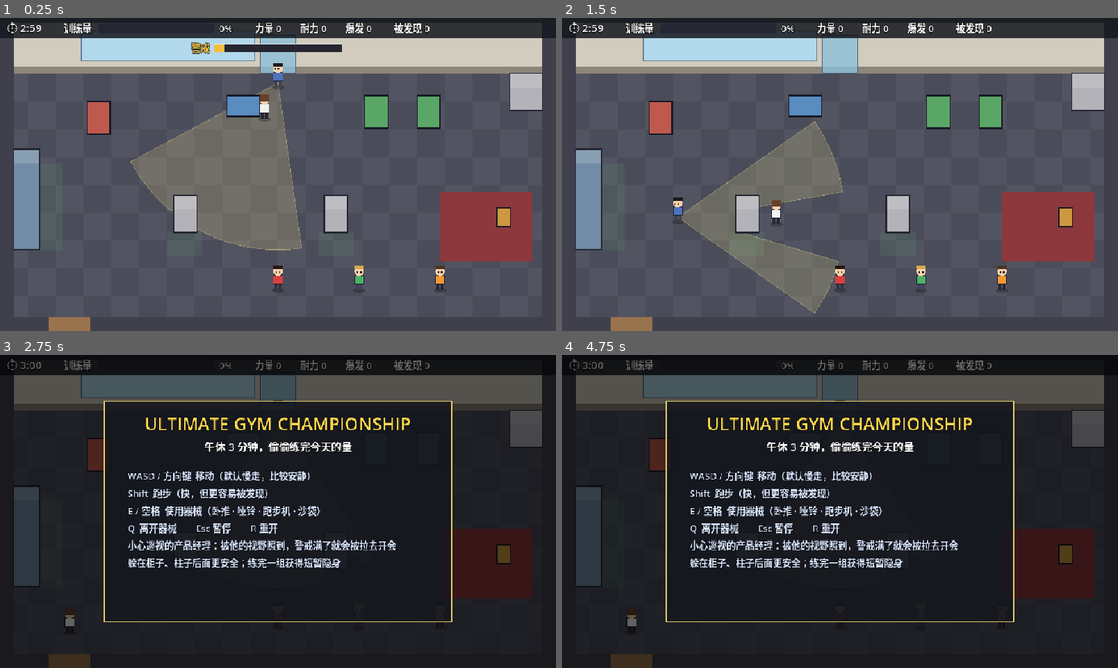
Above: before the commit, frames 1-4 (two rows, left to right).
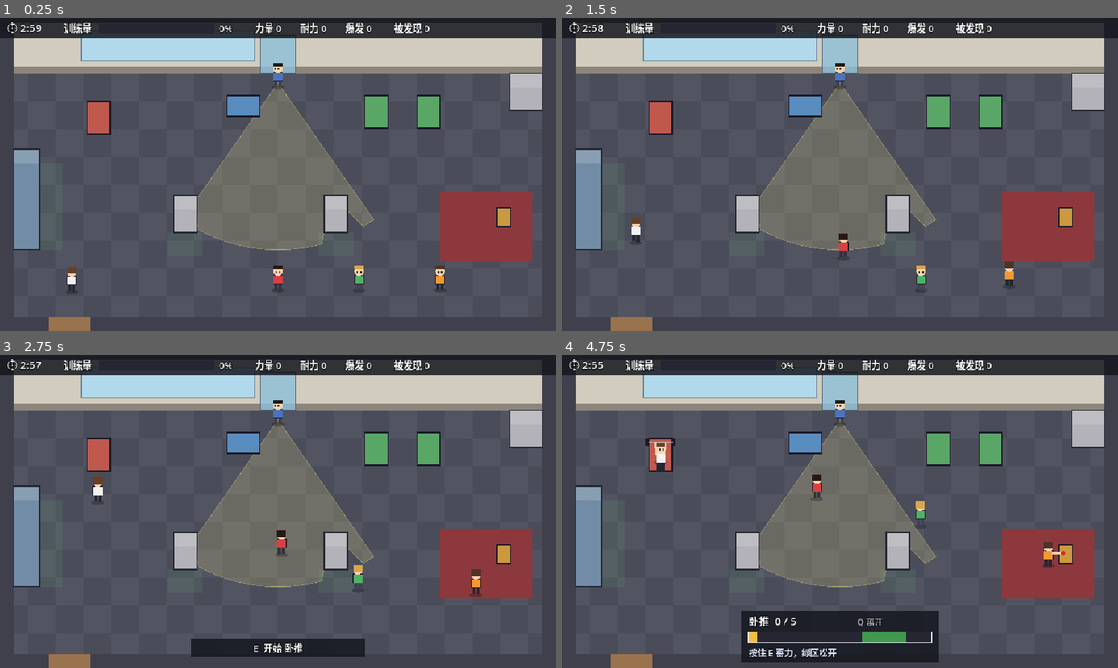
Above: after the commit, the same moments.

Repository: Astro-wen/ultimate-gym-championship
Game: Godot game, scene res://tests/run_all.tscn
The game is run twice, just before and just after one commit, with the same random seed, the same clock (stepped at 60 frames per second) and the same inputs. This scene is started directly instead of the project's main scene.
Inputs (mouse positions are in pixels of both pictures, inside the frame that each line leads up to):
- Up to frame 1 (0.25 s): no input
- Up to frame 2 (1.5 s): tap Enter at 0.5 s; move the mouse to (962, 158) at 0.52 s; hold D (move_right) 0.53-1.25 s; hold E (interact) 0.53-1.25 s; click (962, 158) at 0.67 s; tap Q (leave) at 0.8 s; drag from (728, 190) to (612, 205) at 1.27 s
- Up to frame 3 (2.75 s): move the mouse to (333, 442) at 2.02 s; hold D (move_right) from 2.03 s (still down); hold Shift (sprint) from 2.03 s (still down); tap E (interact) at 2.3 s
- Up to frame 4 (4.75 s): release D (move_right) at 2.75 s; release Shift (sprint) at 2.75 s; drag from (812, 574) to (673, 464) at 2.77 s; move the mouse to (1006, 558) at 3.52 s; hold A (move_left) 3.53-4.25 s; hold Shift (sprint) 3.53-4.25 s; tap Q (leave) at 3.6 s; drag from (673, 464) to (895, 580) at 4.27 s

The runs differ from the first frame. In frame 1, 7.3% of the frame differs, in the area x 12-68%, y 7-88%; in frame 2, 12%; in frame 3, 95%, in the area x 0-100%, y 1-100%; in frame 4, 92%.

Commit message:
feat(D4): autoplay bot, full-run tests, balance pass
- AutoplayBot drives the player through real input actions (human-like:
  key states last >= 3 physics frames); usable in-game via --autoplay
- tests: full 3-min run is winnable (perfect bot ~75s), a run with the PM
  always reaches an ending; UGC_TEST_FILTER env var to run a subset
- training goal 30 -> 40 so a human run lands around 2-2.5 minutes

Co-Authored-By: Claude Opus 5.5 <noreply@anthropic.com>

Diff:
--- /dev/null
+++ b/scripts/core/autoplay_bot.gd
@@ -0,0 +1,173 @@
+class_name AutoplayBot
+extends Node
+## Plays the game through real input actions (Input.action_press), for
+## balance checks and soak tests. Runs before the player each physics frame.
+
+var player: Player
+var level: GymLevel
+## Leave a station when the strongest awareness passes this.
+var flee_alert: float = 0.55
+var _path: PackedVector2Array = PackedVector2Array()
+var _path_i: int = 0
+var _target: Station = null
+var _held: Dictionary = {}
+var _tap_cd: float = 0.0
+var _repath_t: float = 0.0
+
+
+func _ready() -> void:
+	process_physics_priority = -100
+	process_mode = Node.PROCESS_MODE_PAUSABLE
+
+
+func _exit_tree() -> void:
+	for a: StringName in _held.keys():
+		Input.action_release(a)
+	_held.clear()
+
+
+## Like a human, a key state lasts at least MIN_FRAMES physics frames
+## (the player reads input with a frame of latency relative to the bot).
+const MIN_FRAMES: int = 3
+var _changed_at: Dictionary = {}   # StringName -> physics frame
+
+
+func _can_change(a: StringName) -> bool:
+	return Engine.get_physics_frames() - int(_changed_at.get(a, -1000)) >= MIN_FRAMES
+
+
+func _press(a: StringName) -> void:
+	if _held.has(a) or not _can_change(a):
+		return
+	Input.action_press(a)
+	_held[a] = true
+	_changed_at[a] = Engine.get_physics_frames()
+
+
+func _release(a: StringName) -> void:
+	if not _held.has(a) or not _can_change(a):
+		return
+	Input.action_release(a)
+	_held.erase(a)
+	_changed_at[a] = Engine.get_physics_frames()
+
+
+func _tap(a: StringName) -> void:
+	if _held.has(a):
+		_release(a)
+	else:
+		_press(a)
+
+
+func _release_moves() -> void:
+	for a: StringName in [&"move_left", &"move_right", &"move_up", &"move_down", &"sprint", &"leave"]:
+		if _held.has(a):
+			_release(a)
+
+
+func _alert() -> float:
+	var a: float = 0.0
+	for n: Node in get_tree().get_nodes_in_group(&"patrollers"):
+		a = maxf(a, (n as Patroller).awareness)
+	return a
+
+
+func _physics_process(delta: float) -> void:
+	if player == null or not GameState.is_running():
+		return
+	_tap_cd -= delta
+	if player.minigame != null:
+		_release_moves()
+		if _alert() > flee_alert:
+			_press(&"leave")
+			return
+		_play(player.minigame, delta)
+		return
+	if _held.has(&"interact"):
+		_release(&"interact")
+	_navigate(delta)
+
+
+func _play(g: Minigame, _delta: float) -> void:
+	if g is HoldReleaseGame:
+		var h: HoldReleaseGame = g
+		var z: Vector2 = h.zone()
+		if not _held.has(&"interact"):
+			_press(&"interact")
+		elif h.holding and h.charge >= (z.x + z.y) * 0.5:
+			_release(&"interact")
+		elif not h.holding and Engine.get_physics_frames() - int(_changed_at.get(&"interact", 0)) > 20:
+			# our press was eaten (e.g. lockout): let go and retry
+			_release(&"interact")
+	elif g is AlternateGame:
+		var a: AlternateGame = g
+		if _tap_cd <= 0.0:
+			var other: StringName = &"move_right" if a.expected == &"move_left" else &"move_left"
+			if _held.has(other):
+				_release(other)
+			if _held.has(a.expected):
+				_release(a.expected)
+			else:
+				_press(a.expected)
+			_tap_cd = 0.15
+	elif g is RhythmGame:
+		var r: RhythmGame = g
+		if _held.has(&"interact"):
+			_release(&"interact")
+		elif _tap_cd <= 0.0 and r.speed < (r.zone().x + r.zone().y) * 0.5:
+			_press(&"interact")
+			_tap_cd = 0.12
+	elif g is TimingGame:
+		var tg: TimingGame = g
+		var z2: Vector2 = tg.zone()
+		if _held.has(&"interact"):
+			_release(&"interact")
+		elif tg.phase >= z2.x + 0.02 and tg.phase <= z2.y - 0.02:
+			_press(&"interact")
+
+
+func _navigate(delta: float) -> void:
+	_repath_t -= delta
+	if _target == null or not _target.is_free() or _repath_t <= 0.0:
+		_pick_target()
+		_repath_t = 1.0
+	if _target == null:
+		_release_moves()
+		return
+	var goal: Vector2 = _target.interact_point()
+	if player.global_position.distance_to(goal) < 8.0:
+		_release_moves()
+		if player.focus_station == _target and not _held.has(&"interact"):
+			_press(&"interact")
+		return
+	while _path_i < _path.size() and player.global_position.distance_to(_path[_path_i]) < 4.0:
+		_path_i += 1
+	var next: Vector2 = goal if _path_i >= _path.size() else _path[_path_i]
+	var d: Vector2 = next - player.global_position
+	_set_move(&"move_right", d.x > 2.0)
+	_set_move(&"move_left", d.x < -2.0)
+	_set_move(&"move_down", d.y > 2.0)
+	_set_move(&"move_up", d.y < -2.0)
+
+
+func _set_move(a: StringName, on: bool) -> void:
+	if on and not _held.has(a):
+		_press(a)
+	elif not on and _held.has(a):
+		_release(a)
+
+
+func _pick_target() -> void:
+	var best: Station = null
+	var best_d: float = INF
+	for st: Station in level.stations:
+		if not st.is_free():
+			continue
+		var d: float = player.global_position.distance_to(st.interact_point())
+		if d < best_d:
+			best_d = d
+			best = st
+	if best != _target or _path.is_empty():
+		_target = best
+		_path = level.find_path(player.global_position, best.interact_point()) if best != null else PackedVector2Array()
+		_path_i = 0
--- a/scripts/core/debug_shot.gd
+++ b/scripts/core/debug_shot.gd
@@ -6,6 +6,7 @@
 ##   --use=<station index>  put the player on that station
 ##   --shot=<path.png>      save a screenshot after --shot-frames (default 30), then quit
 ##   --run-frames=N         quit after N frames (for soak runs)
+##   --autoplay             let AutoplayBot drive the player
 
 var main: Node
 var shot_path: String = ""
@@ -34,6 +35,11 @@
 	if opts.has("warp"):
 		var xy: PackedStringArray = String(opts["warp"]).split(",")
 		m.get(&"player").global_position = Vector2(float(xy[0]), float(xy[1]))
+	if opts.has("autoplay"):
+		var bot := AutoplayBot.new()
+		bot.player = m.get(&"player")
+		bot.level = m.get(&"level")
+		m.add_child(bot)
 	if opts.has("use"):
 		d._use_station.call_deferred(int(opts["use"]))
 
--- a/scripts/core/game_state.gd
+++ b/scripts/core/game_state.gd
@@ -5,7 +5,7 @@
 
 @export var time_limit: float = 180.0
 ## Training points needed to finish the day's workout.
-@export var training_goal: int = 30
+@export var training_goal: int = 40
 
 var state: State = State.READY
 var elapsed: float = 0.0
--- a/tests/run_all.gd
+++ b/tests/run_all.gd
@@ -16,6 +16,9 @@
 	var files: PackedStringArray = DirAccess.get_files_at("res://tests")
 	files.sort()
 	for f: String in files:
+		var filter: String = OS.get_environment("UGC_TEST_FILTER")
+		if filter != "" and not f.contains(filter):
+			continue
 		if f.begins_with("test_") and f.ends_with(".gd") and f != "test_case.gd":
 			await _run_file("res://tests/" + f)
 	print("\n%d passed, %d failed" % [_passed, _failed])
--- /dev/null
+++ b/tests/test_autoplay.gd
@@ -0,0 +1,41 @@
+extends TestCase
+## Full 3-minute runs played through real input actions.
+
+const MAIN := preload("res://scenes/main.tscn")
+
+
+func _run(pm_active: bool) -> Dictionary:
+	var m: Node = MAIN.instantiate()
+	add(m)
+	await step_frames(2)
+	var pm: Patroller = m.get_node("Level/World/ProductManager") as Patroller
+	if not pm_active:
+		pm.set_physics_process(false)
+		pm.cone.set_physics_process(false)
+	var bot := AutoplayBot.new()
+	bot.player = m.get(&"player")
+	bot.level = m.get(&"level")
+	m.add_child(bot)
+	GameState.start_run()
+	var frames: int = 0
+	while GameState.is_running() and frames < 60 * 200:
+		await tree.physics_frame
+		frames += 1
+	var r: Dictionary = GameState.build_result()
+	bot.queue_free()
+	await step_frames(1)
+	return r
+
+
+func test_game_is_winnable_without_pm() -> void:
+	var r: Dictionary = await _run(false)
+	print("    autoplay (no PM): state=%s time=%.0fs training=%.0f%% grade=%s" % [GameState.State.keys()[r["state"]], r["time"], r["training"] * 100.0, r["grade"]])
+	check_eq(r["state"], GameState.State.WON, "a competent player finishes in time")
+	check(float(r["time"]) < GameState.time_limit * 0.85, "with slack to spare (%.0fs)" % r["time"])
+
+
+func test_full_game_with_pm_ends_cleanly() -> void:
+	var r: Dictionary = await _run(true)
+	print("    autoplay (with PM): state=%s time=%.0fs training=%.0f%% detections=%d grade=%s" % [GameState.State.keys()[r["state"]], r["time"], r["training"] * 100.0, r["detections"], r["grade"]])
+	check(r["state"] != GameState.State.RUNNING, "run reached an ending")
+	check(float(r["training"]) > 0.3, "even a careless bot makes progress")
Not shown, added: scripts/core/autoplay_bot.gd.uid
Not shown, added: tests/test_autoplay.gd.uid
Not shown, changed: tools/test.ps1
